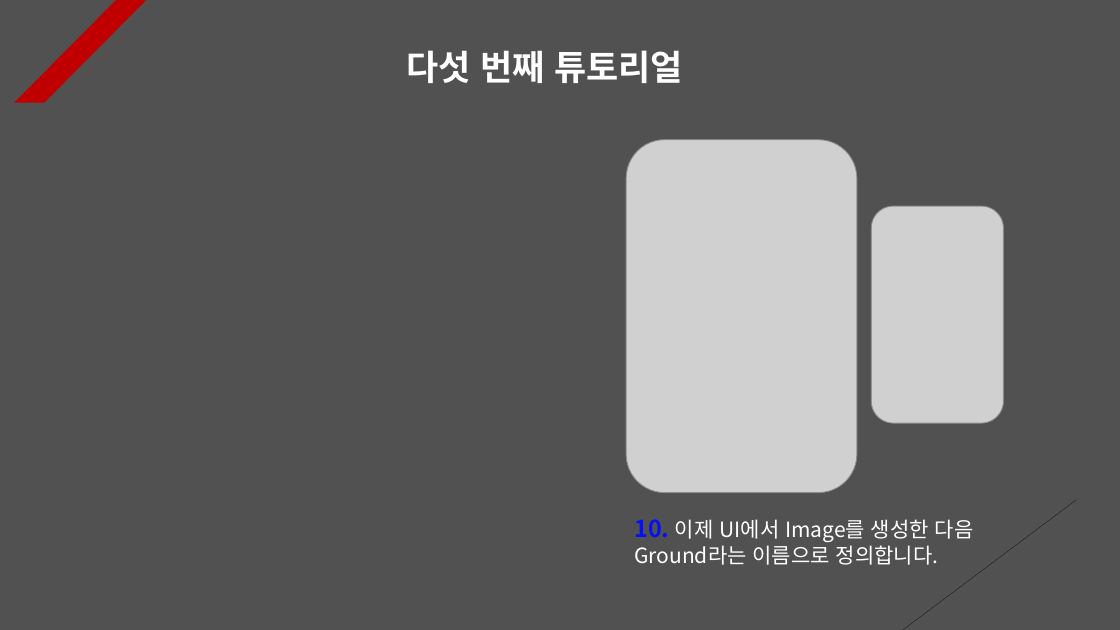
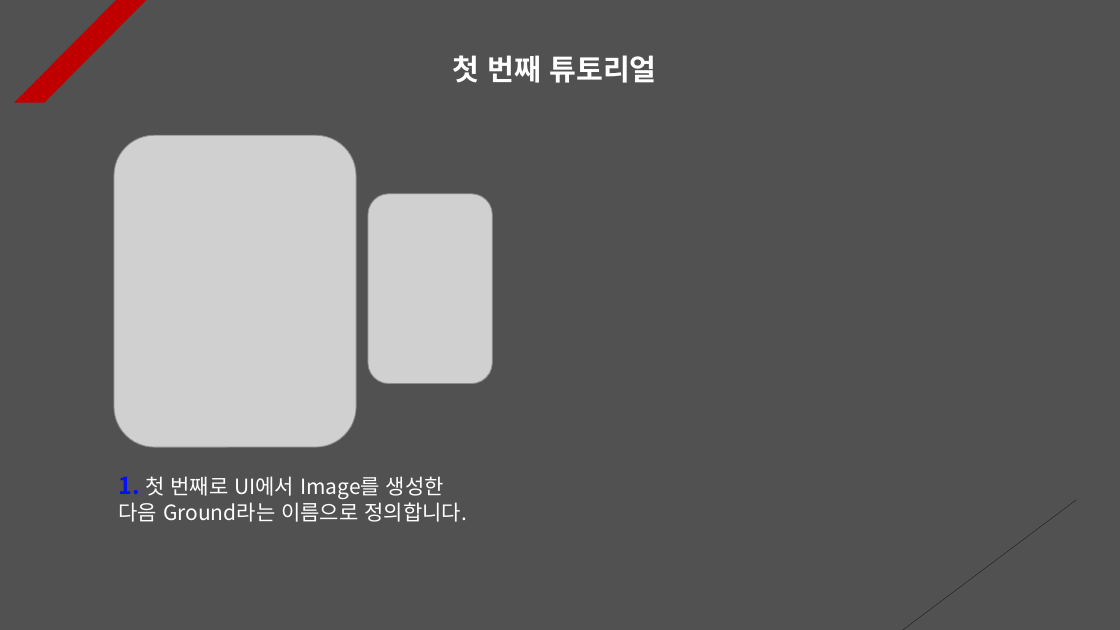
Before and after one commit to Unity2033/3D-UnityEngine, a slide deck: slide 1 of Assets/Class/Photon Server/PPT Data/Photon Lobby.pptx. Drawn at 1120x630 pixels with LibreOffice and Linux fonts; fonts in the diff are those of the drawing; grey boxes stand for pictures. Boxes give left, top, right and bottom in pixels: in the first picture for what was removed or moved away, otherwise in the second. Text is boxed around its words. In the diff, an @@ line names an element or a change of style, - is before the commit and + after.

```diff
--- a/Assets/Class/Photon Server/PPT Data/Photon Lobby.pptx
+++ b/Assets/Class/Photon Server/PPT Data/Photon Lobby.pptx
@@ text at <box>453,55,657,83</box>: text changed; size 30 to 25 pt @@
-다섯 번째 튜토리얼
+첫 번째 튜토리얼
@@ picture: place and size @@
-picture at <box>626,139,857,492</box>
+picture at <box>114,135,356,447</box>
@@ picture: place and size @@
-picture at <box>871,206,1003,423</box>
+picture at <box>368,194,492,384</box>
@@ text at <box>119,476,466,522</box>: text changed @@
-10. 이제 UI에서 Image를 생성한 다음 Ground라는 이름으로 정의합니다.
+1. 첫 번째로 UI에서 Image를 생성한 다음 Ground라는 이름으로 정의합니다.
```
Also in this commit, not shown: 4 other files.
